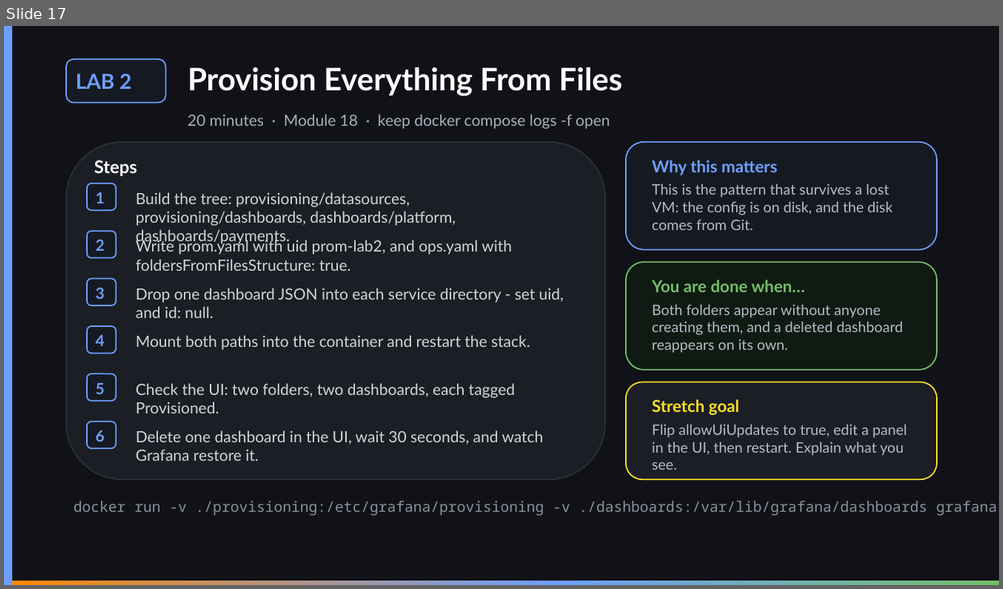
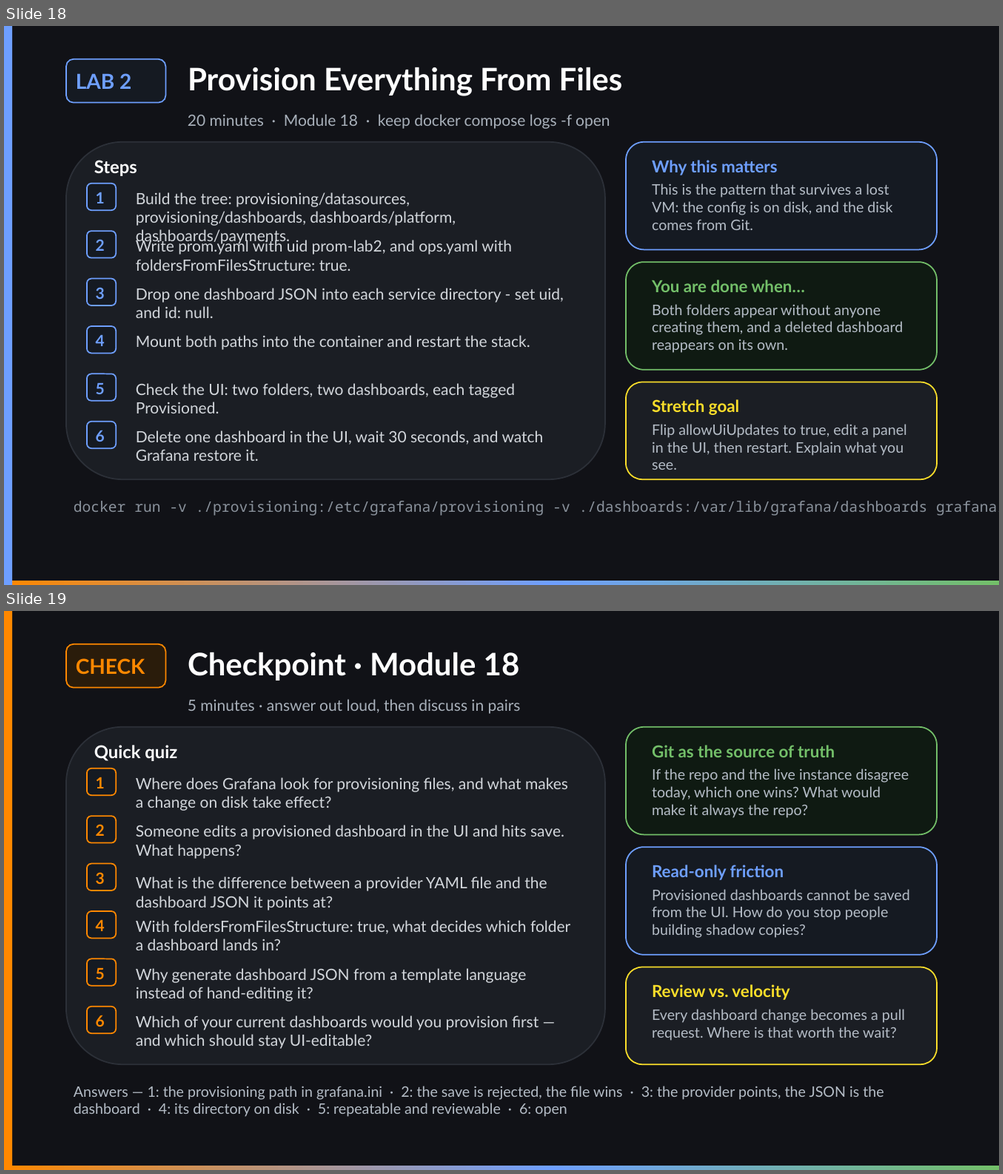
Before and after one commit to vikash-verma-profile/garfana-August-2026, a slide deck: Day-5/Day-5.pptx. Shown one above the other, each under a label of ours: slide 17 before the commit, slides 18 and 19 after it. The pictures are 1003x589 and 1003x1174 pixels, drawn with LibreOffice and Linux fonts; fonts in the diff are those of the drawing. Boxes give left, top, right and bottom in pixels: in the first picture for what was removed or moved away, otherwise in the second. Text is boxed around its words. In the diff, an @@ line names an element or a change of style, - is before the commit and + after.

```diff
--- a/Day-5/Day-5.pptx
+++ b/Day-5/Day-5.pptx
@@ slide 19 added at [4,611,999,1170], background #111217; not listed: 1 template element that a slide beside it also shows @@
@@ rectangle added at [4,611,12,1170], fill #FF8800 @@
@@ rounded rectangle added at [66,644,165,687], fill #2A1C0B, outline #FF8800 1.25 pt, 20 pt, text #FF8800, bold @@
+CHECK
@@ title added at [188,652,520,681], 30 pt, text #FFFFFF, bold @@
+Checkpoint · Module 18
@@ text added at [188,699,521,714], 15 pt, text #A8B0BA @@
+5 minutes · answer out loud, then discuss in pairs
@@ rounded rectangle added at [66,727,605,1065], fill #1B1E24, outline #2C3038 1.25 pt @@
@@ rounded rectangle added at [626,727,936,834], fill #0F1A12, outline #73BF69 1.25 pt @@
@@ text added at [94,745,177,761], 17 pt, text #FFFFFF, bold @@
+Quick quiz
@@ text added at [652,745,834,758], 16 pt, text #73BF69, bold @@
+Git as the source of truth
@@ rounded rectangle added at [87,769,116,795], fill #151A22, outline #FF8800 1.25 pt, 15 pt, text #FF8800, bold @@
+1
@@ text added at [136,777,568,811], 15 pt, text #D2D6DB @@
+Where does Grafana look for provisioning files, and what makes a change on disk take effect?
@@ text added at [652,769,909,818], 14 pt, text #B4BCC6 @@
+If the repo and the live instance disagree today, which one wins? What would make it always the repo?
@@ rounded rectangle added at [87,816,116,843], fill #151A22, outline #FF8800 1.25 pt, 15 pt, text #FF8800, bold @@
+2
@@ text added at [136,825,564,859], 15 pt, text #D2D6DB @@
+Someone edits a provisioned dashboard in the UI and hits save. What happens?
@@ rounded rectangle added at [626,848,936,955], fill #151A22, outline #6E9FFF 1.25 pt @@
@@ rounded rectangle added at [87,864,116,891], fill #151A22, outline #FF8800 1.25 pt, 15 pt, text #FF8800, bold @@
+3
@@ text added at [136,877,546,911], 15 pt, text #D2D6DB @@
+What is the difference between a provider YAML file and the dashboard JSON it points at?
@@ text added at [652,865,784,880], 16 pt, text #6E9FFF, bold @@
+Read-only friction
@@ text added at [652,889,910,938], 14 pt, text #B4BCC6 @@
+Provisioned dashboards cannot be saved from the UI. How do you stop people building shadow copies?
@@ rounded rectangle added at [87,911,116,939], fill #151A22, outline #FF8800 1.25 pt, 15 pt, text #FF8800, bold @@
+4
@@ text added at [136,920,570,951], 15 pt, text #D2D6DB @@
+With foldersFromFilesStructure: true, what decides which folder a dashboard lands in?
@@ rounded rectangle added at [87,960,116,986], fill #151A22, outline #FF8800 1.25 pt, 15 pt, text #FF8800, bold @@
+5
@@ text added at [136,968,526,1002], 15 pt, text #D2D6DB @@
+Why generate dashboard JSON from a template language instead of hand-editing it?
@@ rounded rectangle added at [626,968,936,1065], fill #1B1E24, outline #FADE2A 1.25 pt @@
@@ text added at [652,985,789,1000], 16 pt, text #FADE2A, bold @@
+Review vs. velocity
@@ rounded rectangle added at [87,1007,116,1034], fill #151A22, outline #FF8800 1.25 pt, 15 pt, text #FF8800, bold @@
+6
@@ text added at [652,1009,905,1041], 14 pt, text #B4BCC6 @@
+Every dashboard change becomes a pull request. Where is that worth the wait?
@@ text added at [136,1016,538,1049], 15 pt, text #D2D6DB @@
+Which of your current dashboards would you provision first — and which should stay UI-editable?
@@ text added at [74,1086,883,1117], 14 pt, text #B4BCC6 @@
+Answers — 1: the provisioning path in grafana.ini · 2: the save is rejected, the file wins · 3: the provider points, the JSON is the dashboard · 4: its directory on disk · 5: repeatable and reviewable · 6: open
@@ what was slide 17 is now slide 18 @@
```
Also in this commit, not shown: 3 other slides added, 2 slides removed, 28 other files.
